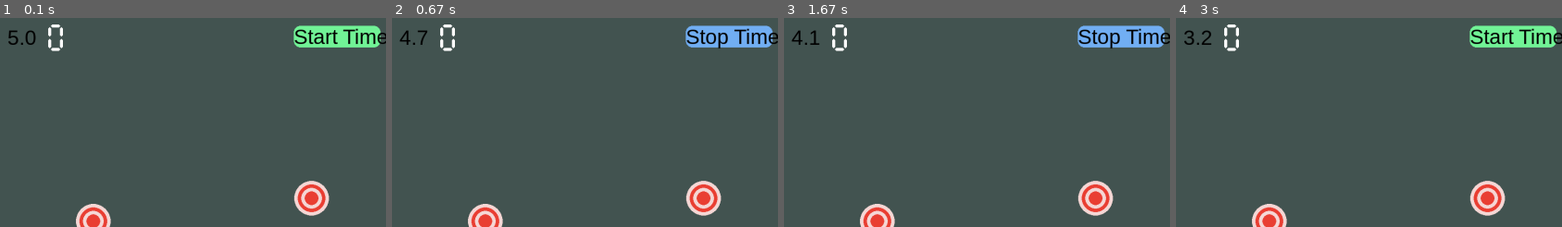
Above: before the commit, frames 1-4 (left to right).
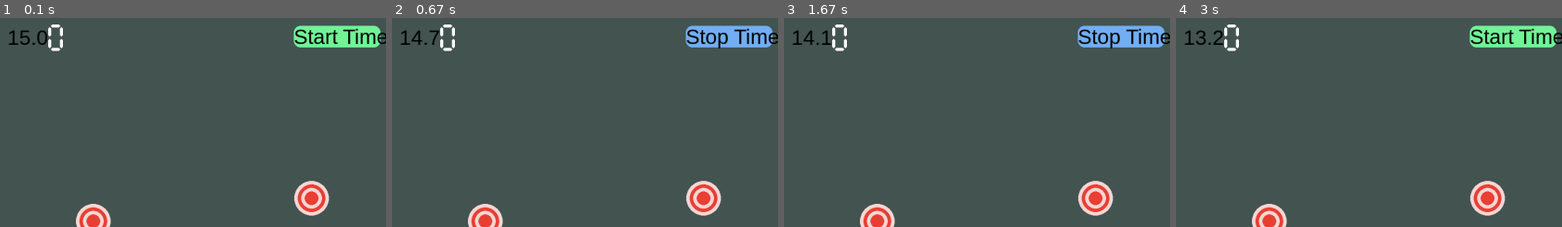
Above: after the commit, the same moments.

Repository: cjpalmer330/pygametest
Game: pygame game, started from main.py
Same seed, same stepped clock (60 frames per second), same inputs: the game is played once before the commit and once after it.
Inputs (mouse positions are % of the whole screen's width and height, from its top left):
- Up to frame 1 (0.1 s): no input
- Up to frame 2 (0.67 s): click "Start Timer" at 0.38 s
- Up to frame 3 (1.67 s): click "Stop Timer" at 0.72 s; click "Start Timer" at 1.05 s; click (89, 92) at 1.38 s
- Up to frame 4 (3 s): click "Stop Timer" at 1.72 s; click "Start Timer" at 2.05 s; click "Stop Timer" at 2.88 s
The pictures show only the part of the screen within x 48-98%, y 0-50%; the shares and areas given below are measured in that part.

The runs differ from the first frame. In frame 1, 0.3% of the frame differs, in the area x 2-13%, y 5-13%; in frame 2, 0.3%; in frame 3, 0.3%; in frame 4, 0.3%.

Commit message:
update readme

Diff:
--- a/main.py
+++ b/main.py
@@ -37,7 +37,7 @@
         i += 1
 
     # drawing
-    timeLength = 5
+    timeLength = 15
     timeBeforeReset = timeLength * 60  # 60 is fps
     font = pygame.font.SysFont('Helvetica', 48)
     pushedStart, targetCount, highScore = 0, 0, 0
Not shown, changed: README.md
Binary file added: aim-train-ss.png
